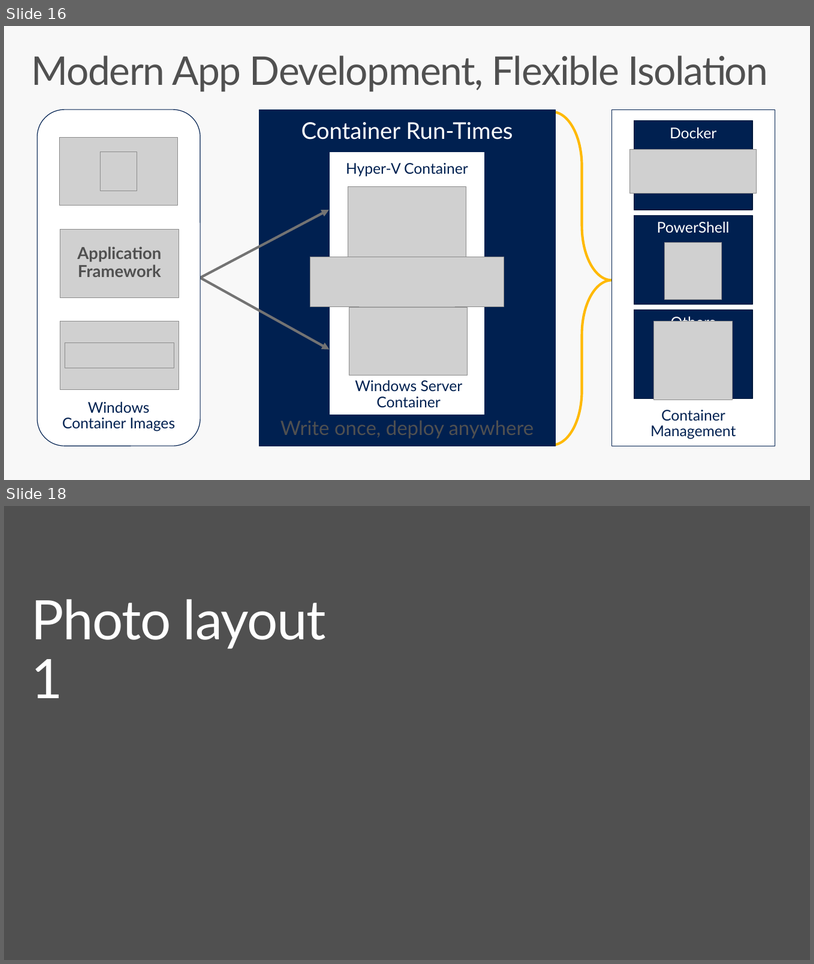
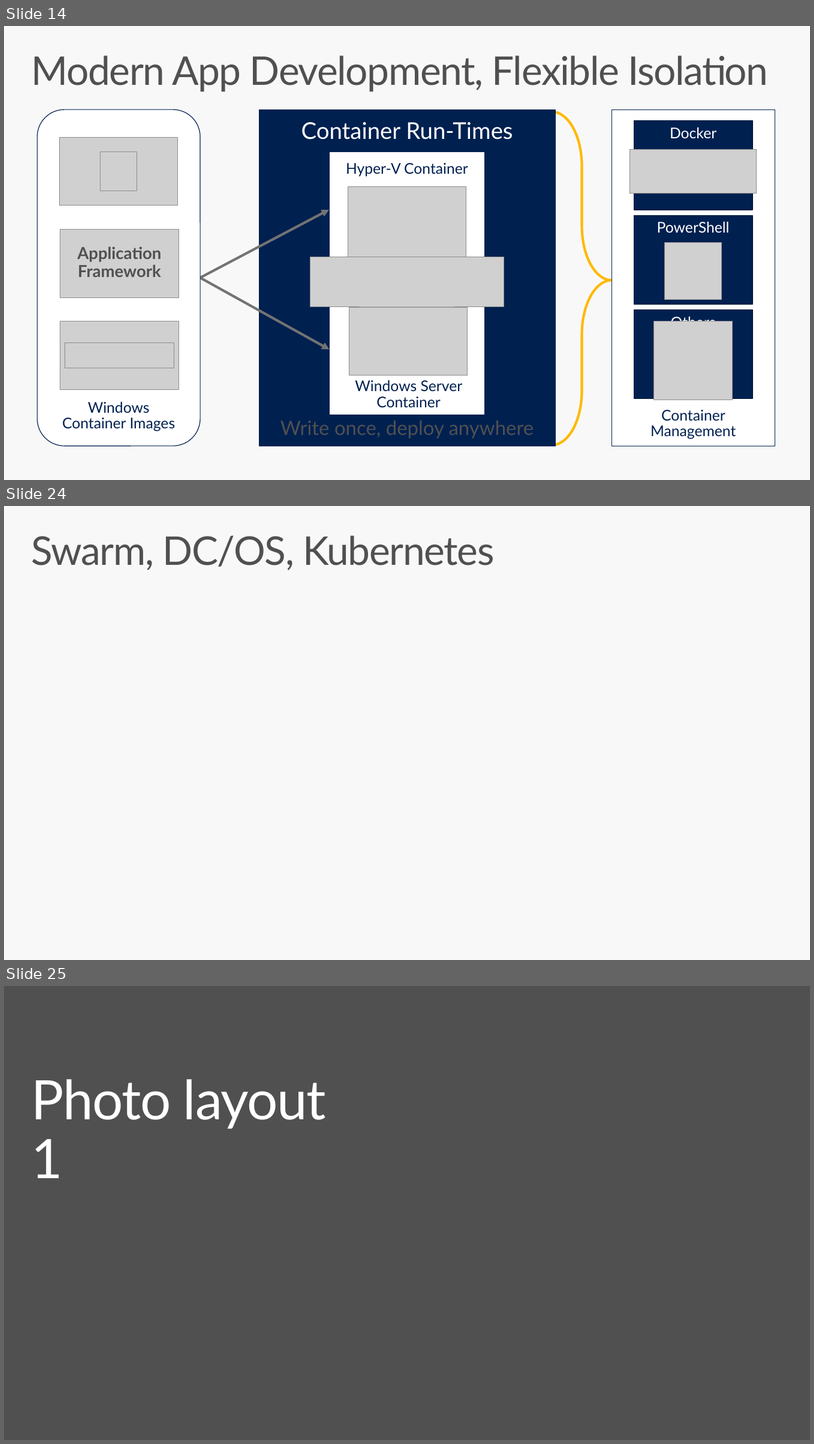
Before and after one commit to brentstineman/PersonalStuff, a slide deck: Presentations/ContainersForWindowsDevs.pptx. Shown one above the other, each under a label of ours: slides 16 and 18 before the commit, slides 14, 24 and 25 after it; the slides between them are not shown. The pictures are 814x964 and 814x1444 pixels, drawn with LibreOffice and Linux fonts; fonts in the diff are those of the drawing; grey boxes stand for pictures; background and template pictures are left out. Boxes give left, top, right and bottom in pixels: in the first picture for what was removed or moved away, otherwise in the second. Text is boxed around its words. In the diff, an @@ line names an element or a change of style, - is before the commit and + after.

```diff
--- a/Presentations/ContainersForWindowsDevs.pptx
+++ b/Presentations/ContainersForWindowsDevs.pptx
@@ slide 24 added at [4, 506, 810, 960], background #F8F8F8 @@
@@ title added at [31, 535, 495, 570], 48 pt, text #505050 @@
+Swarm, DC/OS, Kubernetes
@@ what was slide 16 is now slide 14 @@
@@ what was slide 18 is now slide 25 @@
```
Also in this commit, not shown: 2 slides changed, 8 other slides added, 2 slides removed.
